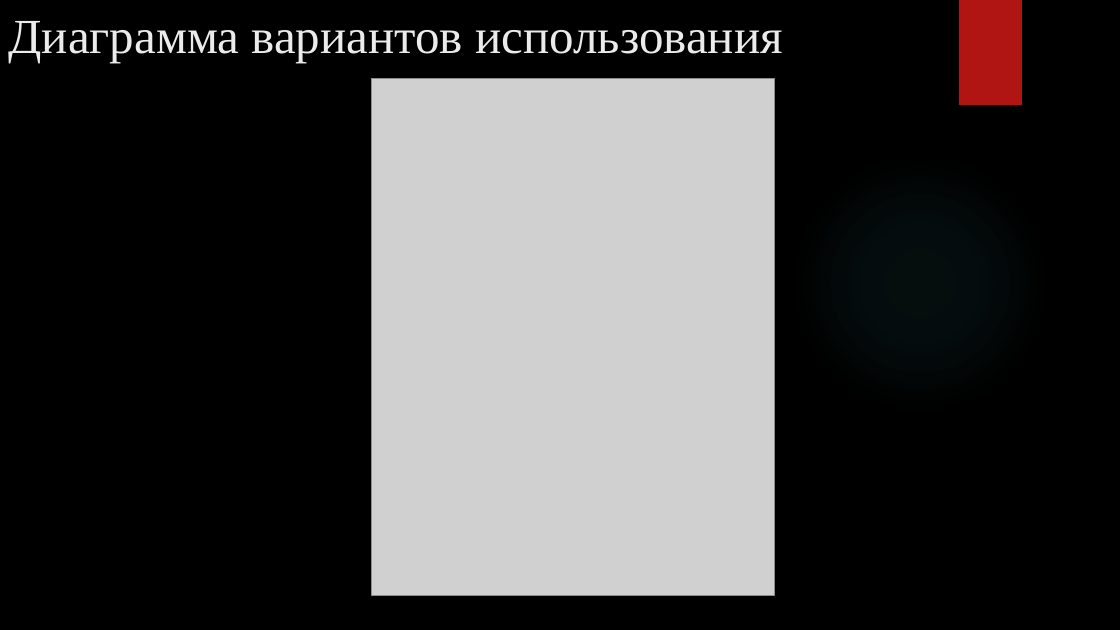
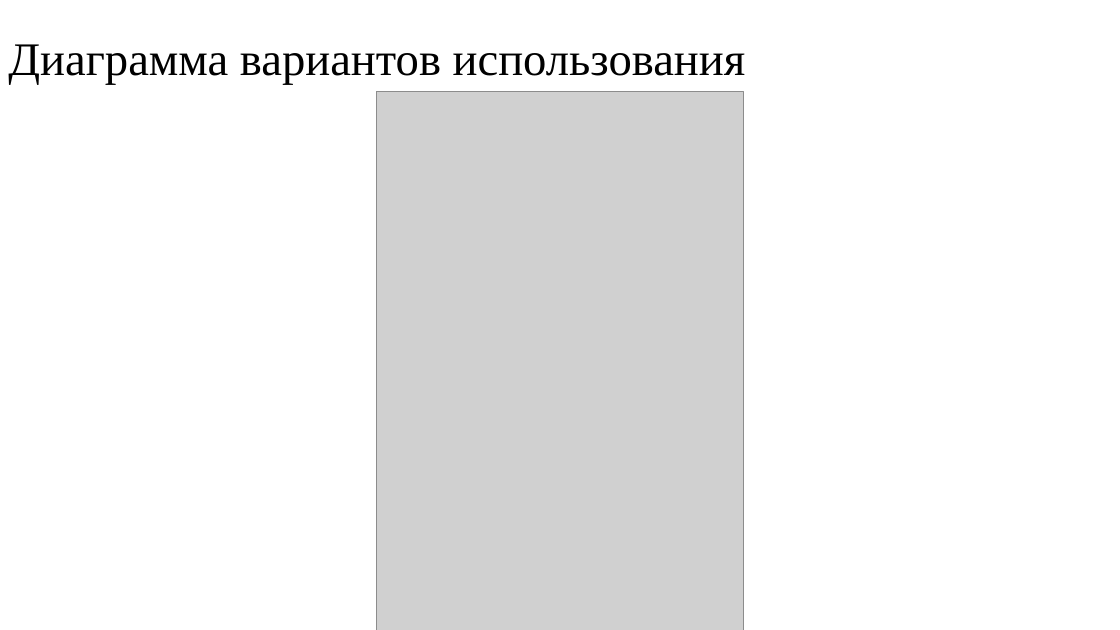
Before and after one commit to AlexeyChernikov/CryptographicApplication, a slide deck: slide 5 of Documentation/Презентация к защите.pptx (slide 4 before the commit). Drawn at 1120x630 pixels with LibreOffice and Linux fonts; fonts in the diff are those of the drawing; grey boxes stand for pictures; background and template pictures are left out. Boxes give left, top, right and bottom in pixels: in the first picture for what was removed or moved away, otherwise in the second. Text is boxed around its words. In the diff, an @@ line names an element or a change of style, - is before the commit and + after.

```diff
--- a/Documentation/Презентация к защите.pptx
+++ b/Documentation/Презентация к защите.pptx
@@ background picture (left out) to #FFFFFF @@
@@ title "Диаграмма вариантов использования" at [8, 44, 746, 85]: size 42 to 40 pt, text colour #EBEBEB to #000000; line spacing 1 to 0.9; vertical alignment top to middle @@
@@ rectangle removed at [959, 0, 1022, 105] @@
@@ picture: place and size @@
-picture at [371, 79, 775, 596]
+picture at [376, 91, 744, 630]
@@ ellipse removed at [791, 154, 1049, 413] @@
```
Also in this commit, not shown: 7 other slides changed, 3 slides added, 2 slides removed.
